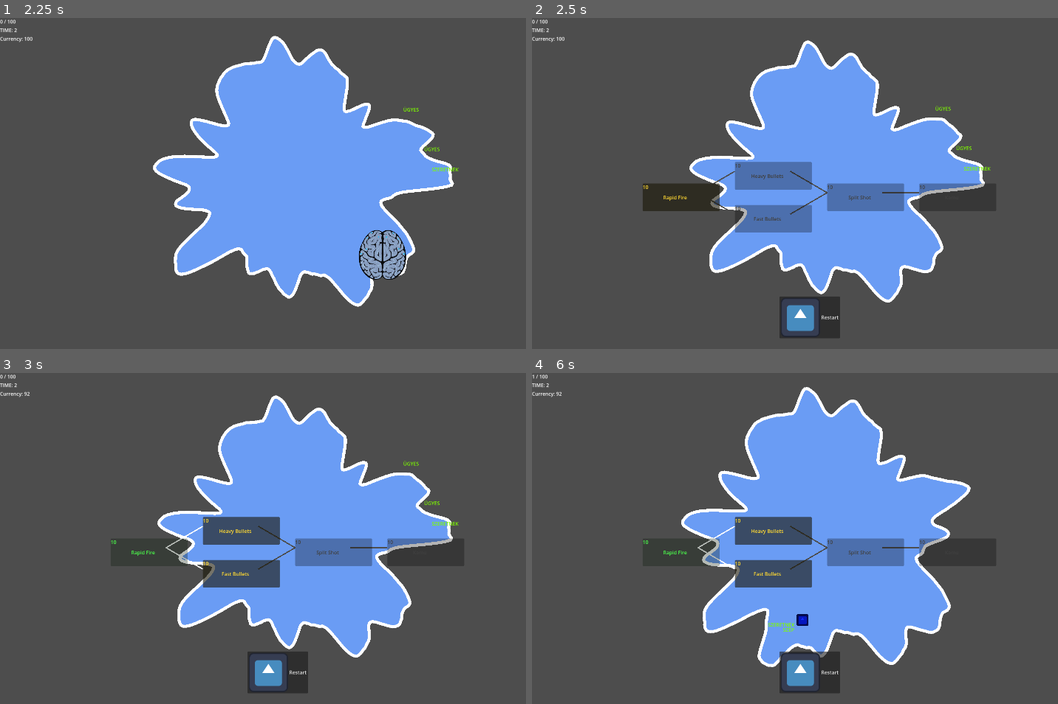
Above: before the commit, frames 1-4 (two rows, left to right).
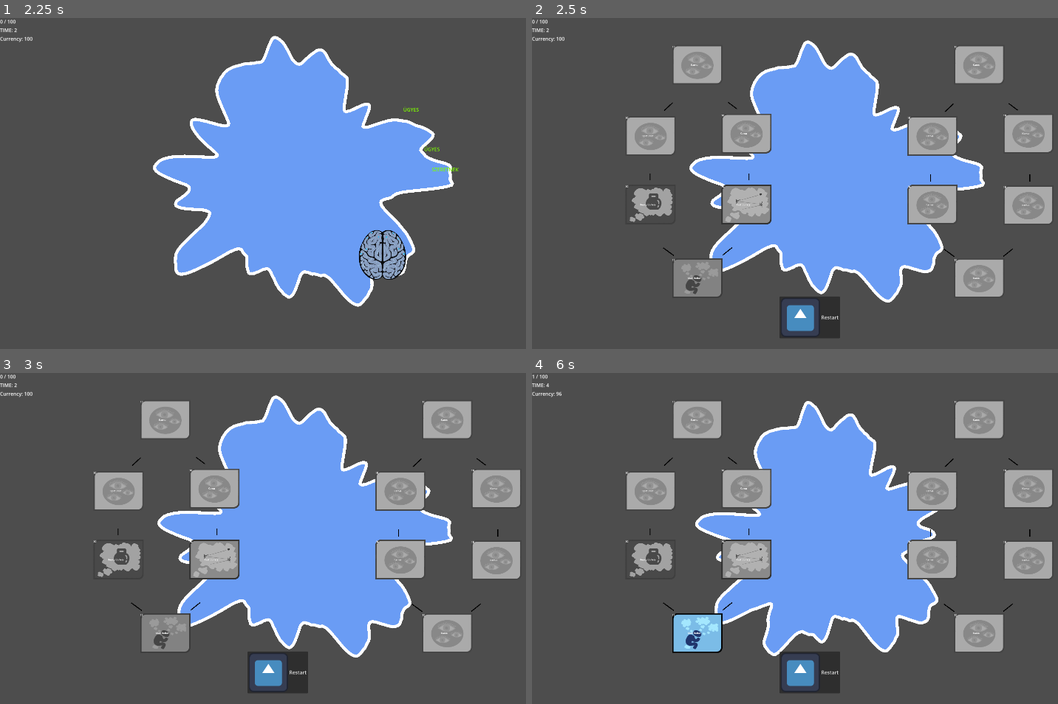
Above: after the commit, the same moments.

Repository: ekaktusz/bullet-hell-jam-7
Game: Godot game, scene res://Scenes/Map/Map.tscn
The game is run twice, just before and just after one commit, with the same random seed, the same clock (stepped at 60 frames per second) and the same inputs. The engine's default icon, where the game draws it, is replaced by a stand-in: a white triangle on a blue panel in a dark square.
Inputs (mouse positions are in pixels of both pictures, inside the frame that each line leads up to):
- Up to frame 1 (2.25 s): move the mouse to (426, 166) at 0.52 s; hold Right (ui_right) 0.53-1.28 s; click (426, 166) at 0.67 s; move the mouse to (178, 200) at 1.27 s; hold Down (ui_down) 1.28-2.03 s; move the mouse to (352, 110) at 2.02 s; hold Right (ui_right) from 2.03 s (still down)
- Up to frame 2 (2.5 s): keep holding Right (ui_right)
- Up to frame 3 (3 s): release Right (ui_right) at 2.75 s; click (147, 551) at 2.75 s, where only the run before the commit has a clickable "Rapid Fire"
- Up to frame 4 (6 s): click "Restart" at 3.5 s; move the mouse to (795, 604) at 4.27 s; hold Up (ui_up) 4.28-5.03 s; click (795, 604) at 4.42 s; move the mouse to (1005, 588) at 5.02 s; hold Left (ui_left) 5.03-5.75 s; click (695, 634) at 5.75 s, where only the run after the commit has a clickable "Max Bullet"

Frame 1 is identical in both runs. In frame 2, 16% of the frame differs, in the area x 17-99%, y 8-85%; in frame 3, 16%; in frame 4, 22%, in the area x 2-99%, y 3-89%.

Commit message:
skill tree build from scene editor

Diff:
--- a/Scenes/Map/Map.tscn
+++ b/Scenes/Map/Map.tscn
@@ -3,6 +3,7 @@
 [ext_resource type="Script" uid="uid://dd85av81hor4g" path="res://Scenes/Map/map.gd" id="1_jolfa"]
 [ext_resource type="PackedScene" uid="uid://bitvbcwrjf4ek" path="res://Scenes/Brain/Brain.tscn" id="2_03x5g"]
 [ext_resource type="Script" uid="uid://ce8kxmo4af7g6" path="res://Scenes/Map/bullet_manager.gd" id="3_tuo0m"]
+[ext_resource type="PackedScene" uid="uid://drjbxrwgj3lo3" path="res://Scenes/SkillTree/skill_tree.tscn" id="4_yju8x"]
 
 [node name="Map" type="Node2D" unique_id=63672224]
 script = ExtResource("1_jolfa")
@@ -38,3 +39,8 @@
 offset_top = 56.0
 offset_right = 46.0
 offset_bottom = 79.0
+
+[node name="SkillTree" parent="." unique_id=1199055753 instance=ExtResource("4_yju8x")]
+visible = false
+
+[node name="Thoughts" type="Node2D" parent="." unique_id=997611035]
--- a/Scenes/Map/map.gd
+++ b/Scenes/Map/map.gd
@@ -6,6 +6,9 @@
 @onready var time_label: Label = $CanvasLayer/TimeLabel
 @onready var currency_label: Label = $CanvasLayer/CurrencyLabel
 @onready var polygon_2d: Polygon2D = $Polygon2D
+@onready var skill_tree: Control = $SkillTree
+@onready var bullets: BulletManager = $Bullets
+@onready var thoughts: Node2D = $Thoughts
 
 const THOUGHT = preload("uid://bh5ungrieylu3")
 
@@ -31,6 +34,8 @@
 	Progression.currency_changed.connect(_on_currency_changed)
 	bullet_manager.bullet_impact.connect(_on_apply_impact)
 	bullet_manager.bad_thought_requested.connect(spawn_bad_thought)
+	Progression.refresh_tree.connect(_on_update_tree)
+	skill_tree.restart_run.connect(_on_restart)
 	update_currency_label()
 	noise.frequency = 2
 	global_position = get_viewport_rect().size / 2.0
@@ -61,6 +66,7 @@
 
 
 func update_blob(delta: float) -> void:
+
 	check_outside()
 	points.sort_custom(func(a, b):
 		return atan2(a.y, a.x) < atan2(b.y, b.x)
@@ -167,16 +173,24 @@
 	var thought = THOUGHT.instantiate()
 	thought.is_good = is_good
 	thought.position = position
-	get_tree().current_scene.add_child(thought)
+	thoughts.add_child(thought)
 
 
 func end_run() -> void:
+	bullet_manager.bullets = []
+	for child in bullets.get_children():
+		child.queue_free()
+	for child in thoughts.get_children():
+		child.queue_free()
 	var earned = int(run_time)
 	Progression.currency += earned
 	print("EARNED:", earned)
 	get_tree().paused = true
-	var skill_tree = preload("res://Scenes/SkillTree/skill_tree.tscn").instantiate()
-	get_tree().current_scene.add_child(skill_tree)
+	skill_tree.show()
+
+
+func _on_update_tree():
+	skill_tree.refresh_tree()
 
 
 func _on_currency_changed(value) -> void:
@@ -185,3 +199,8 @@
 
 func update_currency_label() -> void:
 	currency_label.text = "Currency: " + str(Progression.currency)
+
+func _on_restart():
+	generate_blob(0)
+	brain.position = Vector2(0,0)
+	skill_tree.hide()
--- a/Scenes/Progression/progression.gd
+++ b/Scenes/Progression/progression.gd
@@ -1,35 +1,79 @@
 extends Node
 
 signal currency_changed(value)
+signal refresh_tree
+
+const A_UNLOCKED = preload("uid://bfg08aghjvm4j")
+const B_UNLOCKED = preload("uid://cni27vxqonuw3")
+const C_UNLOCKED = preload("uid://do4nkkntwmb82")
+const D_UNLOCKED = preload("uid://3s21vp7c1r0x")
+const E_UNLOCKED = preload("uid://dwvsr2p8i2ka7")
+const F_UNLOCKED = preload("uid://qty72vxxm0v2")
+const G_UNLOCKED = preload("uid://b45ia08qhbwe3")
+const H_UNLOCKED = preload("uid://iw6gtma0i83x")
+const J_UNLOCKED = preload("uid://c8c13kiip0klq")
+const K_UNLOCKED = preload("uid://b511pcgdqqo0n")
+const L_UNLOCKED = preload("uid://dwpu4h8vw2bua")
+const M_UNLOCKED = preload("uid://cb804gj1udq2w")
+const A_GRAY = preload("uid://c4ekg8tp87nwi")
+const B_GRAY = preload("uid://bmct1ilbrnine")
+const C_GRAY = preload("uid://big0pr76inwqw")
+const D_GRAY = preload("uid://b8mcststfqfmx")
+const E_GRAY = preload("uid://cxfoky0bv8s4u")
+const F_GRAY = preload("uid://bmw4qutns4ldd")
+const G_GRAY = preload("uid://dmmmfcfkux0y3")
+const H_GRAY = preload("uid://cuce40kksb7vy")
+const J_GRAY = preload("uid://cfwg6x41afie")
+const K_GRAY = preload("uid://b18dd37fpvaem")
+const L_GRAY = preload("uid://crebj4x8exh5h")
+const M_GRAY = preload("uid://bmk7h4ctw1iqr")
+
 
 var unlocked_skills := []
 var currency := 100
 
 var skills := {
-	"rapid_fire": {
-		"name": "Rapid Fire",
+	"max_bullet": {
+		"name": "Max Bullet",
 		"requires": [],
 		"cost": 10,
+		"gray_image" : A_GRAY,
+		"unlocked_image" : A_UNLOCKED
 	},
 	"heavy_bullets": {
 		"name": "Heavy Bullets",
-		"requires": ["rapid_fire"],
+		"requires": ["max_bullet"],
 		"cost": 10,
+		"gray_image" : F_GRAY,
+		"unlocked_image" : F_UNLOCKED
 	},
 	"fast_bullets": {
 		"name": "Fast Bullets",
-		"requires": ["rapid_fire"],
+		"requires": ["max_bullet"],
 		"cost": 10,
+		"gray_image" : G_GRAY,
+		"unlocked_image" : G_UNLOCKED
 	},
 	"split_shot": {
 		"name": "Split Shot",
 		"requires": ["fast_bullets", "heavy_bullets"],
 		"cost": 10,
+		"gray_image" : K_GRAY,
+		"unlocked_image" : K_UNLOCKED
+	},
+	"rapid_fire": {
+		"name": "Rapid Fire",
+		"requires": [],
+		"cost": 10,
+		"gray_image" : K_GRAY,
+		"unlocked_image" : K_UNLOCKED
 	},
 	"kamu": {
 		"name": "Kamu",
-		"requires": ["split_shot"],
+		"requires": ["fast_bullets", "heavy_bullets"],
 		"cost": 10,
+		"gray_image" : K_GRAY,
+		"unlocked_image" : K_UNLOCKED
 	}
 }
 
--- a/Scenes/SkillTree/skill_node.gd
+++ b/Scenes/SkillTree/skill_node.gd
@@ -1,28 +1,29 @@
-extends Button
+extends TextureButton
 
 @onready var label: Label = $Label
 @onready var cost_label = $CostLabel
 
-var skill_id := ""
-
-func setup(id: String):
-	skill_id = id
-	var skill_data = Progression.skills[id]
+@export var skill_id:String = "kamu"
+var skill_data = ""
+func _ready():
+	skill_data = Progression.skills[skill_id]
 	label.text = skill_data["name"]
 	cost_label.text = str(skill_data["cost"])
 	update_visual()
 
 func update_visual():
 	if Progression.has_skill(skill_id):
-		modulate = Color(0.3, 1.0, 0.3)
+		self.texture_normal = skill_data.unlocked_image
 		disabled = true
 	elif Progression.can_unlock(skill_id):
-		modulate = Color(1.0, 0.85, 0.2)
+		self.texture_normal = skill_data.gray_image
+		self.texture_hover = skill_data.unlocked_image
 		disabled = false
 	else:
-		modulate = Color(0.25, 0.25, 0.25)
+		self.texture_normal = skill_data.gray_image
 		disabled = true
 
-func _pressed():
+func _on_pressed() -> void:
+	print("pressed")
 	Progression.unlock_skill(skill_id)
-	get_tree().get_first_node_in_group("skill_tree").refresh_tree()
+	Progression.refresh_tree.emit()
--- a/Scenes/SkillTree/skill_node.tscn
+++ b/Scenes/SkillTree/skill_node.tscn
@@ -1,20 +1,23 @@
 [gd_scene format=3 uid="uid://0e0xxjii0xn1"]
 
+[ext_resource type="Texture2D" uid="uid://c4ekg8tp87nwi" path="res://Scenes/SkillTree/assets/gray/A.png" id="1_6q81t"]
 [ext_resource type="Script" uid="uid://wstokp2ttubf" path="res://Scenes/SkillTree/skill_node.gd" id="1_kqr3m"]
 
-[node name="Button" type="Button" unique_id=1752074711]
+[node name="TextureButton" type="TextureButton" unique_id=1889976147]
 custom_minimum_size = Vector2(250, 90)
 anchors_preset = 8
 anchor_left = 0.5
 anchor_top = 0.5
 anchor_right = 0.5
 anchor_bottom = 0.5
-offset_left = -90.0
-offset_top = -30.0
-offset_right = 90.0
-offset_bottom = 30.0
+offset_left = -125.0
+offset_top = -45.0
+offset_right = 125.0
+offset_bottom = 45.0
 grow_horizontal = 2
 grow_vertical = 2
+scale = Vector2(0.5, 0.5)
+texture_normal = ExtResource("1_6q81t")
 script = ExtResource("1_kqr3m")
 
 [node name="Label" type="Label" parent="." unique_id=680391085]
@@ -36,3 +39,5 @@
 layout_mode = 0
 offset_right = 40.0
 offset_bottom = 23.0
+
+[connection signal="pressed" from="." to="." method="_on_pressed"]
--- a/Scenes/SkillTree/skill_tree.gd
+++ b/Scenes/SkillTree/skill_tree.gd
@@ -1,4 +1,6 @@
 extends Control
+
+signal restart_run
 
 const SKILL_NODE = preload("res://Scenes/SkillTree/skill_node.tscn")
 
@@ -6,9 +8,8 @@
 @onready var nodes = $Nodes
 
 func _ready():
-	add_to_group("skill_tree")
 	process_mode = Node.PROCESS_MODE_WHEN_PAUSED
-	build_tree()
+	#build_tree()
 
 func get_depth(skill_id: String) -> int:
 	var skill = Progression.skills[skill_id]
@@ -19,65 +20,9 @@
 		max_depth = max(max_depth, get_depth(req) + 1)
 	return max_depth
 
-func build_tree():
-	for child in nodes.get_children():
-		child.queue_free()
-	for child in lines.get_children():
-		child.queue_free()
-	var nodes_by_depth = {}
-	for skill_id in Progression.skills.keys():
-		var depth = get_depth(skill_id)
-		if !nodes_by_depth.has(depth):
-			nodes_by_depth[depth] = []
-		nodes_by_depth[depth].append(skill_id)
-	var x_spacing = 300
-	var y_spacing = 140
-	var viewport_size = get_viewport_rect().size
-	var center_y = viewport_size.y / 2.0
-	for depth in nodes_by_depth.keys():
-		var layer = nodes_by_depth[depth]
-		var total_height = (layer.size() - 1) * y_spacing
-		for i in range(layer.size()):
-			var skill_id = layer[i]
-			var node = SKILL_NODE.instantiate()
-			var tree_width = nodes_by_depth.keys().size() * x_spacing
-			var start_x = (viewport_size.x - tree_width) / 2.0
-			var x = start_x + depth * x_spacing
-			var y = center_y - total_height / 2 + i * y_spacing
-			node.position = Vector2(x, y)
-			nodes.add_child(node)
-			node.setup(skill_id)
-	draw_connections()
-
 func refresh_tree():
 	for node in nodes.get_children():
 		node.update_visual()
-	draw_connections()
-
-func draw_connections():
-	for child in lines.get_children():
-		child.queue_free()
-	var node_map = {}
-	for n in nodes.get_children():
-		node_map[n.skill_id] = n
-	for skill_id in Progression.skills.keys():
-		var skill_data = Progression.skills[skill_id]
-		for requirement in skill_data["requires"]:
-			if !node_map.has(requirement):
-				continue
-			if !node_map.has(skill_id):
-				continue
-			var from_node = node_map[requirement]
-			var to_node = node_map[skill_id]
-			var line = Line2D.new()
-			line.add_point(from_node.position + Vector2(180, 30))
-			line.add_point(to_node.position + Vector2(0, 30))
-			line.width = 4
-			if Progression.has_skill(requirement):
-				line.default_color = Color.WHITE
-			else:
-				line.default_color = Color(0.3, 0.3, 0.3)
-			lines.add_child(line)
 
 func _input(event):
 	if event.is_action_pressed("ui_cancel"):
@@ -90,4 +35,4 @@
 func _on_restart_pressed():
 	print("RESTART CLICKED")
 	get_tree().paused = false
-	get_tree().reload_current_scene()
+	restart_run.emit()
--- a/Scenes/SkillTree/skill_tree.tscn
+++ b/Scenes/SkillTree/skill_tree.tscn
@@ -1,9 +1,22 @@
 [gd_scene format=3 uid="uid://drjbxrwgj3lo3"]
 
 [ext_resource type="Script" uid="uid://c3n7etk5qj57m" path="res://Scenes/SkillTree/skill_tree.gd" id="1_ycyhv"]
+[ext_resource type="PackedScene" uid="uid://0e0xxjii0xn1" path="res://Scenes/SkillTree/skill_node.tscn" id="2_a2lps"]
+[ext_resource type="Texture2D" uid="uid://dsa651hq45m4b" path="res://Scenes/SkillTree/assets/skillfa_full.png" id="2_ceqrk"]
 [ext_resource type="Texture2D" uid="uid://bpk8mwrd5w4tv" path="res://icon.svg" id="2_tq623"]
-
-[node name="Control" type="Control" unique_id=1199055753]
+[ext_resource type="Texture2D" uid="uid://bfg08aghjvm4j" path="res://Scenes/SkillTree/assets/unlocked/A.png" id="4_4sfqd"]
+[ext_resource type="Texture2D" uid="uid://bmw4qutns4ldd" path="res://Scenes/SkillTree/assets/gray/F.png" id="6_2540e"]
+[ext_resource type="Texture2D" uid="uid://qty72vxxm0v2" path="res://Scenes/SkillTree/assets/unlocked/F.png" id="7_spdp7"]
+[ext_resource type="Texture2D" uid="uid://dmmmfcfkux0y3" path="res://Scenes/SkillTree/assets/gray/G.png" id="8_mivvg"]
+[ext_resource type="Texture2D" uid="uid://b45ia08qhbwe3" path="res://Scenes/SkillTree/assets/unlocked/G.png" id="9_g4esb"]
+[ext_resource type="Texture2D" uid="uid://b18dd37fpvaem" path="res://Scenes/SkillTree/assets/gray/K.png" id="10_gg070"]
+[ext_resource type="Texture2D" uid="uid://b511pcgdqqo0n" path="res://Scenes/SkillTree/assets/unlocked/K.png" id="11_sup52"]
+[ext_resource type="Texture2D" uid="uid://cuce40kksb7vy" path="res://Scenes/SkillTree/assets/gray/H.png" id="12_thxdk"]
+[ext_resource type="Texture2D" uid="uid://iw6gtma0i83x" path="res://Scenes/SkillTree/assets/unlocked/H.png" id="13_1cncr"]
+[ext_resource type="Texture2D" uid="uid://crebj4x8exh5h" path="res://Scenes/SkillTree/assets/gray/L.png" id="14_l1cso"]
+[ext_resource type="Texture2D" uid="uid://dwpu4h8vw2bua" path="res://Scenes/SkillTree/assets/unlocked/L.png" id="15_rmk6d"]
+
+[node name="Control" type="Control" unique_id=1199055753 groups=["skill_tree"]]
 layout_mode = 3
 anchors_preset = 15
 anchor_right = 1.0
@@ -14,9 +27,11 @@
 grow_vertical = 2
 script = ExtResource("1_ycyhv")
 
-[node name="Lines" type="Node2D" parent="." unique_id=1927873348]
-
-[node name="Nodes" type="Node2D" parent="." unique_id=1826469974]
+[node name="Sprite2D" type="Sprite2D" parent="." unique_id=913396009]
+visible = false
+position = Vector2(960, 544)
+scale = Vector2(0.5, 0.5)
+texture = ExtResource("2_ceqrk")
 
 [node name="Restart" type="Button" parent="." unique_id=940318680]
 layout_mode = 0
@@ -27,4 +42,179 @@
 text = "Restart"
 icon = ExtResource("2_tq623")
 
+[node name="Lines" type="Node2D" parent="." unique_id=1927873348]
+
+[node name="Line2D2" type="Line2D" parent="Lines" unique_id=124646332]
+position = Vector2(184, 0)
+points = PackedVector2Array(467, 749, 436, 774)
+width = 3.0
+default_color = Color(0, 0, 0, 1)
+
+[node name="Line2D" type="Line2D" parent="Lines" unique_id=2080205640]
+points = PackedVector2Array(427, 750, 461, 775)
+width = 3.0
+default_color = Color(0, 0, 0, 1)
+
+[node name="Line2D3" type="Line2D" parent="Lines" unique_id=506417624]
+position = Vector2(-60, -244)
+points = PackedVector2Array(444, 751, 444, 774)
+width = 3.0
+default_color = Color(0, 0, 0, 1)
+
+[node name="Line2D4" type="Line2D" parent="Lines" unique_id=396270845]
+position = Vector2(262, -244)
+points = PackedVector2Array(444, 751, 444, 774)
+width = 3.0
+default_color = Color(0, 0, 0, 1)
+
+[node name="Line2D5" type="Line2D" parent="Lines" unique_id=634714405]
+position = Vector2(-2, -474)
+points = PackedVector2Array(460, 750, 432, 776)
+width = 3.0
+default_color = Color(0, 0, 0, 1)
+
+[node name="Line2D6" type="Line2D" parent="Lines" unique_id=171947401]
+position = Vector2(194, -476)
+points = PackedVector2Array(444, 751, 473, 773)
+width = 3.0
+default_color = Color(0, 0, 0, 1)
+
+[node name="LinesRight" type="Node2D" parent="." unique_id=1276780371]
+position = Vector2(913, 4)
+
+[node name="Line2D2" type="Line2D" parent="LinesRight" unique_id=1235877509]
+position = Vector2(184, 0)
+points = PackedVector2Array(467, 749, 436, 774)
+width = 3.0
+default_color = Color(0, 0, 0, 1)
+
+[node name="Line2D" type="Line2D" parent="LinesRight" unique_id=904577616]
+points = PackedVector2Array(427, 750, 461, 775)
+width = 3.0
+default_color = Color(0, 0, 0, 1)
+
+[node name="Line2D3" type="Line2D" parent="LinesRight" unique_id=110409864]
+position = Vector2(-60, -244)
+points = PackedVector2Array(444, 751, 444, 774)
+width = 3.0
+default_color = Color(0, 0, 0, 1)
+
+[node name="Line2D4" type="Line2D" parent="LinesRight" unique_id=420212090]
+position = Vector2(262, -244)
+points = PackedVector2Array(444, 751, 444, 774)
+width = 3.0
+default_color = Color(0, 0, 0, 1)
+
+[node name="Line2D5" type="Line2D" parent="LinesRight" unique_id=897298534]
+position = Vector2(-2, -474)
+points = PackedVector2Array(460, 750, 432, 776)
+width = 3.0
+default_color = Color(0, 0, 0, 1)
+
+[node name="Line2D6" type="Line2D" parent="LinesRight" unique_id=439933309]
+position = Vector2(194, -476)
+points = PackedVector2Array(444, 751, 473, 773)
+width = 3.0
+default_color = Color(0, 0, 0, 1)
+
+[node name="Nodes" type="Node2D" parent="." unique_id=1213346974]
+
+[node name="A" parent="Nodes" unique_id=1889976147 instance=ExtResource("2_a2lps")]
+offset_left = 456.0
+offset_top = 784.0
+offset_right = 783.0
+offset_bottom = 1043.0
+texture_hover = ExtResource("4_4sfqd")
+skill_id = "max_bullet"
+
+[node name="F" parent="Nodes" unique_id=1665735525 instance=ExtResource("2_a2lps")]
+offset_left = 304.0
+offset_top = 544.0
+offset_right = 631.0
+offset_bottom = 803.0
+texture_normal = ExtResource("6_2540e")
+texture_hover = ExtResource("7_spdp7")
+skill_id = "heavy_bullets"
+
+[node name="G" parent="Nodes" unique_id=1097664895 instance=ExtResource("2_a2lps")]
+offset_left = 616.0
+offset_top = 544.0
+offset_right = 943.0
+offset_bottom = 803.0
+texture_normal = ExtResource("8_mivvg")
+texture_hover = ExtResource("9_g4esb")
+skill_id = "fast_bullets"
+
+[node name="K" parent="Nodes" unique_id=1332874412 instance=ExtResource("2_a2lps")]
+offset_left = 304.0
+offset_top = 320.0
+offset_right = 631.0
+offset_bottom = 579.0
+texture_normal = ExtResource("10_gg070")
+texture_hover = ExtResource("11_sup52")
+skill_id = "split_shot"
+
+[node name="H" parent="Nodes" unique_id=1314239911 instance=ExtResource("2_a2lps")]
+offset_left = 616.0
+offset_top = 312.0
+offset_right = 943.0
+offset_bottom = 571.0
+texture_normal = ExtResource("12_thxdk")
+texture_hover = ExtResource("13_1cncr")
+
+[node name="L" parent="Nodes" unique_id=134752358 instance=ExtResource("2_a2lps")]
+offset_left = 456.0
+offset_top = 88.0
+offset_right = 783.0
+offset_bottom = 347.0
+texture_normal = ExtResource("14_l1cso")
+texture_hover = ExtResource("15_rmk6d")
+
+[node name="J" parent="Nodes" unique_id=98363722 instance=ExtResource("2_a2lps")]
+offset_left = 1373.0
+offset_top = 784.0
+offset_right = 1700.0
+offset_bottom = 1043.0
+texture_hover = ExtResource("4_4sfqd")
+
+[node name="B" parent="Nodes" unique_id=22865391 instance=ExtResource("2_a2lps")]
+offset_left = 1221.0
+offset_top = 544.0
+offset_right = 1548.0
+offset_bottom = 803.0
+texture_normal = ExtResource("6_2540e")
+texture_hover = ExtResource("7_spdp7")
+
+[node name="D" parent="Nodes" unique_id=1591846098 instance=ExtResource("2_a2lps")]
+offset_left = 1533.0
+offset_top = 546.0
+offset_right = 1860.0
+offset_bottom = 805.0
+texture_normal = ExtResource("8_mivvg")
+texture_hover = ExtResource("9_g4esb")
+
+[node name="E" parent="Nodes" unique_id=135216414 instance=ExtResource("2_a2lps")]
+offset_left = 1221.0
+offset_top = 320.0
+offset_right = 1548.0
+offset_bottom = 579.0
+texture_normal = ExtResource("10_gg070")
+texture_hover = ExtResource("11_sup52")
+
+[node name="C" parent="Nodes" unique_id=344870252 instance=ExtResource("2_a2lps")]
+offset_left = 1533.0
+offset_top = 312.0
+offset_right = 1860.0
+offset_bottom = 571.0
+texture_normal = ExtResource("12_thxdk")
+texture_hover = ExtResource("13_1cncr")
+
+[node name="M" parent="Nodes" unique_id=955676220 instance=ExtResource("2_a2lps")]
+offset_left = 1373.0
+offset_top = 88.0
+offset_right = 1700.0
+offset_bottom = 347.0
+texture_normal = ExtResource("14_l1cso")
+texture_hover = ExtResource("15_rmk6d")
+
 [connection signal="pressed" from="Restart" to="." method="_on_restart_pressed"]
Binary file added: Scenes/SkillTree/assets/gray/A.png
Not shown, added: Scenes/SkillTree/assets/gray/A.png.import
Binary file added: Scenes/SkillTree/assets/gray/B.png
Not shown, added: Scenes/SkillTree/assets/gray/B.png.import
Binary file added: Scenes/SkillTree/assets/gray/C.png
Not shown, added: Scenes/SkillTree/assets/gray/C.png.import
Binary file added: Scenes/SkillTree/assets/gray/D.png
Not shown, added: Scenes/SkillTree/assets/gray/D.png.import
Binary file added: Scenes/SkillTree/assets/gray/E.png
Not shown, added: Scenes/SkillTree/assets/gray/E.png.import
Binary file added: Scenes/SkillTree/assets/gray/F.png
Not shown, added: Scenes/SkillTree/assets/gray/F.png.import
(and 38 more such lines)
